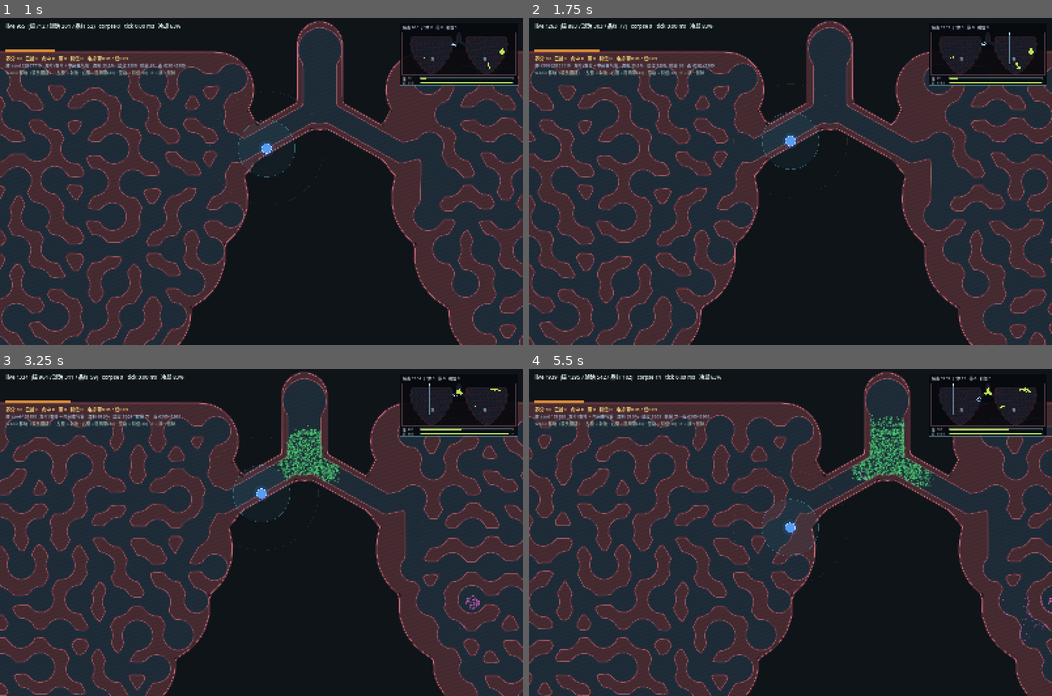
Above: before the commit, frames 1-4 (two rows, left to right).
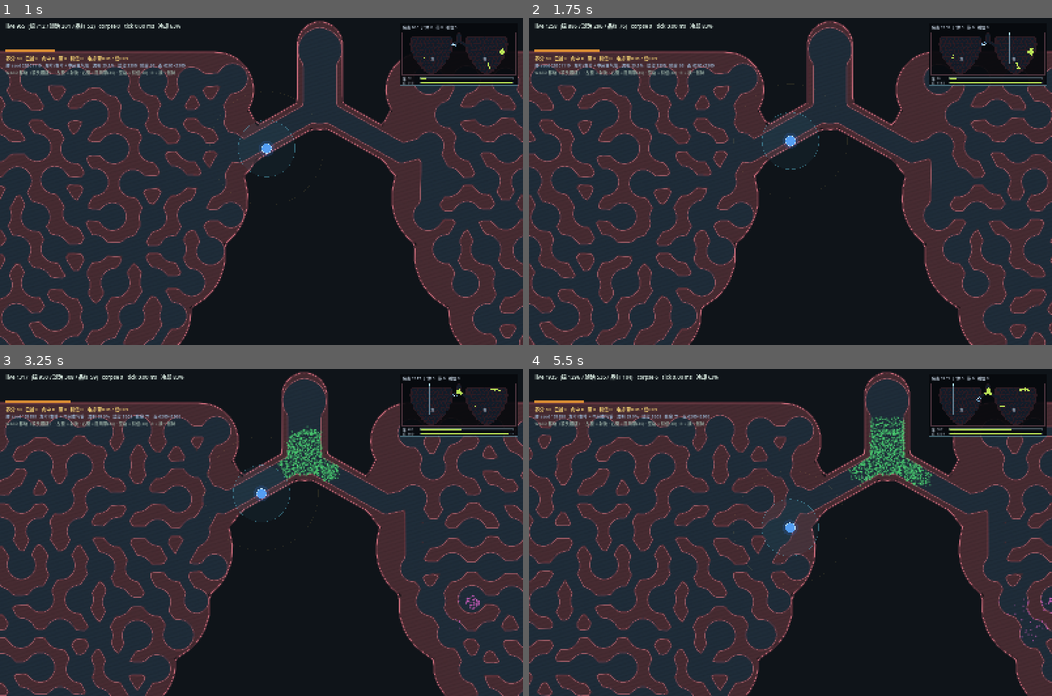
Above: after the commit, the same moments.

Repository: yanyanzi620/gamecreation
Game: Godot game, scene res://scenes/main.tscn
The game is run twice, just before and just after one commit, with the same random seed, the same clock (stepped at 60 frames per second) and the same inputs.
Inputs (mouse positions are in pixels of both pictures, inside the frame that each line leads up to):
- Up to frame 1 (1 s): tap Enter at 0.5 s; move the mouse to (376, 165) at 0.52 s; hold D from 0.53 s (still down); tap B at 0.6 s; click (376, 165) at 0.67 s; tap Space at 0.77 s
- Up to frame 2 (1.75 s): release D at 1.25 s; drag from (685, 197) to (764, 246) at 1.27 s
- Up to frame 3 (3.25 s): tap Space at 2 s; move the mouse to (313, 460) at 2.02 s; hold D 2.03-2.75 s; tap R at 2.1 s; drag from (235, 597) to (104, 483) at 2.77 s
- Up to frame 4 (5.5 s): move the mouse to (947, 581) at 3.52 s; hold A 3.53-4.25 s; tap V at 3.6 s; tap Space at 3.77 s; drag from (633, 483) to (712, 450) at 4.27 s; move the mouse to (816, 532) at 5.02 s; hold S from 5.03 s (still down); tap B at 5.1 s; click (816, 532) at 5.17 s

Frame 1 is identical in both runs. In frame 2, less than 0.1% of the frame differs, in the area x 4-97%, y 2-19%; in frame 3, 0.1%; in frame 4, 0.8%, in the area x 4-100%, y 1-85%.

Commit message:
perf: 病毒取消数量上限，粒子池改按需扩容 + 单帧预算，20k 颗仍 3.5ms/帧
- 池结构：固定 7800 槽+free list -> 连续存储 + 尾部交换删除 + _grow_pool 动态扩容；删掉 MAX_LIVE
- 时间改绝对到时（_due/_die/_fade），不再每帧给每颗做减法；尸体淡化只在档位变化时重写 12 个浮点
- 三道上限：_sweep 轮转扫描预算、每帧提交粒子预算、净化/拾取扫描预算（全部只在 balance.gd 调）
- 热点1：繁殖探路 organ.blocked() -> 栅格采样 solid_xy()/line_free()（探路 30 < 隔膜 46，单点等价）
- 热点2：_pick_dir 区分「塞满」与「撞墙」两种失败，塞满走 1.8~3.4s 长退避，砍掉 4 倍无用重试
- clear_fan 加廉价粗筛（点积/平方距离先筛，只有锥内候选才算 atan2）
- 新增 -- --stress 压力测试与轻量 profile；实测 20.2k 存活 3.50ms/帧（旧版 6000 就停繁殖）
- docs/病毒模型与攻击机制.md 补 6.6 节

Diff:
--- a/scripts/core/balance.gd
+++ b/scripts/core/balance.gd
@@ -26,8 +26,17 @@
 
 
 # ============================================================ 病毒 · 通用
-const VIRUS_MAX_LIVE := 6000   # 存活上限；撞上限就停繁殖（性能红线，别乱抬）
-const VIRUS_MAX_CORPSE := 1800 # 尸体池上限；满了新尸体不生成
+# 病毒不再有「存活上限」：池按需扩容，能不能长满只由密度上限（*_CAP）和地图空地决定。
+# 下面这几个数字只影响「性能」，不影响玩法——它们决定单帧最多干多少活。
+const VIRUS_CAP_INIT := 16384      # 初始池容量（纯内存预留，不是上限）
+const VIRUS_GROW_STEP := 8192      # 一次扩容加多少槽（不够会按 1.4 倍继续加）
+const VIRUS_MAX_CORPSE := 3600     # 尸体（视觉预算）上限；超了丢最老的一颗
+const VIRUS_WORK_BUDGET := 600     # 每帧至少要扫多少个槽（池越大自动按 n/8 上调）
+const VIRUS_SPAWN_BUDGET := 320    # 每帧最多提交多少个新粒子：超过就推到下一帧，
+                                   # 这是「几万颗也不掉帧」的关键闸门（调低=更稳但扩散稍慢）
+const VIRUS_QUERY_BUDGET := 512    # 净化/拾取每次最多扫多少个槽（游标轮转，不会漏太久）
+const VIRUS_SATUR_COOL_MIN := 1.8  # 本地密度塞满后的长退避（秒）；调小=更爱反复试，更吃性能
+const VIRUS_SATUR_COOL_MAX := 3.4
 
 # ★ 扩散速度的总闸门：复制冷却 = 代际时间
 #   调大 -> 整体变慢（最终密度不变，只是更晚长满）
--- a/scripts/main.gd
+++ b/scripts/main.gd
@@ -63,7 +63,8 @@
 	Engine.max_fps = 0
 	_shot = (OS.get_cmdline_user_args().has("--shot")
 		or OS.get_cmdline_user_args().has("--overview")
-		or OS.get_cmdline_user_args().has("--walk"))
+		or OS.get_cmdline_user_args().has("--walk")
+		or OS.get_cmdline_user_args().has("--stress"))
 	map_seed = _parse_seed()
 
 	_build()
@@ -452,6 +453,32 @@
 		cam.reset_smoothing()
 		await get_tree().create_timer(0.80).timeout
 		_save("res://overview.png")
+		get_tree().quit()
+		return
+	# 压力测试（-- --stress）：只跑模拟，量「病毒几万颗时单帧还撑不撑得住」
+	if OS.get_cmdline_user_args().has("--stress"):
+		var frames := 3600
+		pop.prof_enabled = true
+		var sum := 0.0
+		var worst := 0.0
+		for k in range(frames):
+			var t0 := Time.get_ticks_usec()
+			pop.tick(1.0 / 60.0)
+			var used := float(Time.get_ticks_usec() - t0) / 1000.0
+			sum += used
+			worst = maxf(worst, used)
+			if k % 60 == 59:
+				print("[STRESS] t=%ds live=%d corpse=%d slot=%d avg=%.2fms worst=%.2fms | sweep=%.2f upload=%.2f rep=%.2f(n=%d scan=%d)" % [
+					(k + 1) / 60, pop.live_count(), pop.corpse_count(), pop.slot_count(), sum / 60.0, worst,
+					float(pop.prof_sweep_us) / 1000.0, float(pop.prof_upload_us) / 1000.0,
+					float(pop.prof_rep_us) / 1000.0, pop.prof_rep_n, pop.prof_scan_n])
+				pop.prof_sweep_us = 0
+				pop.prof_upload_us = 0
+				pop.prof_rep_us = 0
+				pop.prof_rep_n = 0
+				pop.prof_scan_n = 0
+				sum = 0.0
+				worst = 0.0
 		get_tree().quit()
 		return
 	# 贴墙滑行自测（-- --walk）：新逻辑 vs 旧「只走一个轴」逻辑，同样斜推 3 秒
--- a/scripts/world/organ_map.gd
+++ b/scripts/world/organ_map.gd
@@ -647,6 +647,34 @@
 
 func solid_point(p: Vector2) -> bool:
 	return _solid[_cell_of(p)] == 1
+
+
+# 逐点采样版的「线段是否撞墙」：只查栅格，不碰轮廓段，给病毒繁殖这种每帧上千次的调用用。
+# 采样步长取 PIX*3 ≈ 24 单位，比隔膜最薄处（MIN_SEPTUM 46）细，不会穿墙。
+func line_free(x0: float, y0: float, x1: float, y1: float) -> bool:
+	var dx := x1 - x0
+	var dy := y1 - y0
+	var steps := int(sqrt(dx * dx + dy * dy) / 24.0)
+	if steps < 1:
+		steps = 1
+	for k in range(1, steps + 1):
+		var t := float(k) / float(steps)
+		var i := int((x0 + dx * t) / PIX)
+		var j := int((y0 + dy * t) / PIX)
+		if i < 0 or j < 0 or i >= _mw or j >= _mh:
+			return false
+		if _solid[j * _mw + i] == 1:
+			return false
+	return true
+
+
+# 单个点是否实心（不做 Vector2 装箱，循环里更省）
+func solid_xy(x: float, y: float) -> bool:
+	var i := int(x / PIX)
+	var j := int(y / PIX)
+	if i < 0 or j < 0 or i >= _mw or j >= _mh:
+		return true
+	return _solid[j * _mw + i] == 1
 
 
 # 给渲染层用：第 i 条轮廓是否闭合（不闭合的画的时候不要首尾相连）
--- a/scripts/world/virus_population.gd
+++ b/scripts/world/virus_population.gd
@@ -37,9 +37,13 @@
 const CAP_CHAIN := Balance.CHAIN_CAP
 
 # ------------------------------------------------------------ 池
-const MAX_LIVE := Balance.VIRUS_MAX_LIVE
+# 病毒不设上限：粒子池按需扩容（_grow_pool），只给尸体留一个「视觉预算」上限
+const CAP_INIT := Balance.VIRUS_CAP_INIT
+const GROW_STEP := Balance.VIRUS_GROW_STEP
 const MAX_CORPSE := Balance.VIRUS_MAX_CORPSE
-const TOTAL := MAX_LIVE + MAX_CORPSE
+const WORK_BUDGET := Balance.VIRUS_WORK_BUDGET
+const SPAWN_BUDGET := Balance.VIRUS_SPAWN_BUDGET
+const QUERY_BUDGET := Balance.VIRUS_QUERY_BUDGET
 
 # ------------------------------------------------------------ 空间
 const CELL := Balance.CELL
@@ -60,6 +64,8 @@
 const ESCAPE_PROBE := Balance.VIRUS_ESCAPE_PROBE
 const RETRY_MIN := Balance.VIRUS_RETRY_MIN
 const RETRY_MAX := Balance.VIRUS_RETRY_MAX
+const Satur_MIN := Balance.VIRUS_SATUR_COOL_MIN
+const Satur_MAX := Balance.VIRUS_SATUR_COOL_MAX
 const JET_RAYS := Balance.JET_RAYS
 
 # 跳跃链 = 单点传播：不粘连、不稳方向，只保证「整体往前推」
@@ -99,19 +105,33 @@
 const COL_CORPSE := Color(0.66, 0.70, 0.74, 0.88)
 
 # ------------------------------------------------------------ 状态
+# 粒子池：连续存储 + 尾部交换删除。没有 free list，也没有固定上限。
 var _px := PackedFloat32Array()
 var _py := PackedFloat32Array()
 var _pr := PackedFloat32Array()
-var _page := PackedFloat32Array()
-var _plife := PackedFloat32Array()
-var _pcool := PackedFloat32Array()
 var _pkind := PackedInt32Array()
 var _pax := PackedFloat32Array()
 var _ptype := PackedInt32Array()      # 0 = live, 1 = corpse
 var _pvid := PackedInt32Array()
-var _alive := PackedInt32Array()
-var _free: Array[int] = []
-var _cell := PackedInt32Array()
+# 时间一律存「绝对到时」，不再存倒计时：没被扫到的粒子不会算错，也不用每帧逐个减
+var _due := PackedFloat32Array()      # 这颗下次可复制的绝对时刻
+var _die := PackedFloat32Array()      # 尸体会消失的绝对时刻
+var _fade := PackedInt32Array()       # 尸体已写到的淡化档位（避免每帧重写 12 个浮点）
+var _cell := PackedInt32Array()       # 粗格占用计数（按位置算，不受索引搬动影响）
+
+# 轻量计时（只在 --stress 里打开，平时全是 0，不影响正式跑）
+var prof_enabled := false
+var prof_sweep_us := 0
+var prof_upload_us := 0
+var prof_rep_n := 0
+var prof_rep_us := 0
+var prof_scan_n := 0
+
+var _n := 0                           # 池里用了多少个槽（live + corpse 连续排在一起）
+var _cap := 0
+var _now := 0.0
+var _cur := 0                         # 模拟轮转游标
+var _qc := 0                          # 查询轮转游标（净化 / 拾取共用）
 
 var _n_live := 0
 # 最近一次射流被墙截断后的外缘点（世界坐标），jet_system 直接拿来画
@@ -141,27 +161,40 @@
 	_init_multimesh()
 
 func _init_pool() -> void:
-	_px.resize(TOTAL)
-	_py.resize(TOTAL)
-	_pr.resize(TOTAL)
-	_page.resize(TOTAL)
-	_plife.resize(TOTAL)
-	_pcool.resize(TOTAL)
-	_pkind.resize(TOTAL)
-	_pax.resize(TOTAL)
-	_ptype.resize(TOTAL)
-	_pvid.resize(TOTAL)
-	_alive.resize(TOTAL)
-	_alive.fill(0)
 	_cell.resize(GRID_W * GRID_H)
 	_cell.fill(0)
 	_kind_live.resize(KIND_COUNT)
 	_kind_live.fill(0)
-	_free.clear()
-	for i in range(TOTAL):
-		_free.append(i)
-	_buf.resize(TOTAL * 12)
-	_buf.fill(0.0)
+	_grow_pool(CAP_INIT)
+
+# 扩池：整块 resize（PackedArray 的 resize 会保留旧内容，新尾巴自动填 0）
+func _grow_pool(need: int) -> void:
+	if need <= _cap:
+		return
+	var cap := _cap
+	var step := GROW_STEP
+	if cap <= 0:
+		cap = CAP_INIT
+		step = GROW_STEP
+	while cap < need:
+		cap += step
+		step = int(float(step) * 1.4)
+	_px.resize(cap)
+	_py.resize(cap)
+	_pr.resize(cap)
+	_pkind.resize(cap)
+	_pax.resize(cap)
+	_ptype.resize(cap)
+	_pvid.resize(cap)
+	_due.resize(cap)
+	_die.resize(cap)
+	_fade.resize(cap)
+	_buf.resize(cap * 12)
+	_cap = cap
+	if _mmi != null:
+		_mmi.multimesh.instance_count = cap
+		_mmi.multimesh.visible_instance_count = cap
+		_dirty = true
 
 func _init_multimesh() -> void:
 	var mm := MultiMesh.new()
@@ -170,8 +203,8 @@
 	var qm := QuadMesh.new()
 	qm.size = Vector2(1.0, 1.0)
 	mm.mesh = qm
-	mm.instance_count = TOTAL
-	mm.visible_instance_count = TOTAL
+	mm.instance_count = _cap
+	mm.visible_instance_count = _cap
 
 	_mmi = MultiMeshInstance2D.new()
 	_mmi.z_index = -1
@@ -235,6 +268,11 @@
 func live_count() -> int:
 	return _n_live
 
+
+# 池里已经占用了多少个槽（live + 尸体），压力测试用来看扩容效果
+func slot_count() -> int:
+	return _n
+
 func corpse_count() -> int:
 	return _n_corpse
 
@@ -253,15 +291,13 @@
 
 # 整场清空（重开用）：池、格子、尸体、阻隔带、引信全部归零
 func reset() -> void:
-	for i in range(TOTAL):
-		if _alive[i] == 1:
-			_alive[i] = 0
-			_write_slot(i)
-	_alive.fill(0)
+	_n = 0
+	_cur = 0
+	_qc = 0
+	_now = 0.0
 	_buf.fill(0.0)
-	_free.clear()
-	for i in range(TOTAL):
-		_free.append(i)
+	if _mmi != null:
+		_mmi.multimesh.buffer = _buf
 	_n_live = 0
 	_n_corpse = 0
 	_kind_live.fill(0)
@@ -278,26 +314,24 @@
 
 func _spawn(x: float, y: float, r: float, type: int, kind: int, axis: float,
 		vid: int, page: float, cool: float) -> int:
-	if _free.is_empty():
-		return -1
-	if type == 0 and _n_live >= MAX_LIVE:
+	if type == 0 and organ != null and organ.solid_point(Vector2(x, y)):
 		return -1
 	if type == 1 and _n_corpse >= MAX_CORPSE:
-		return -1
-	if type == 0 and organ != null and organ.solid_point(Vector2(x, y)):
-		return -1
-	var i: int = _free.pop_back()
-	_alive[i] = 1
+		_drop_oldest_corpse()
+	if _n + 1 > _cap:
+		_grow_pool(_n + 1)
+	var i := _n
+	_n += 1
 	_px[i] = x
 	_py[i] = y
 	_pr[i] = r
-	_page[i] = page
-	_pcool[i] = cool
 	_ptype[i] = type
 	_pkind[i] = kind
 	_pax[i] = axis
 	_pvid[i] = vid
-	_plife[i] = CORPSE_LIFE if type == 1 else 0.0
+	_due[i] = _now + cool
+	_die[i] = _now + CORPSE_LIFE if type == 1 else 0.0
+	_fade[i] = -1
 	if type == 0:
 		_n_live += 1
 		_kind_live[kind] += 1
@@ -308,8 +342,23 @@
 	_dirty = true
 	return i
 
+
+# 槽位搬家用：把 src 整块覆盖到 dst（尾部交换删除的核心）
+func _copy_slot(dst: int, src: int) -> void:
+	_px[dst] = _px[src]
+	_py[dst] = _py[src]
+	_pr[dst] = _pr[src]
+	_pkind[dst] = _pkind[src]
+	_pax[dst] = _pax[src]
+	_ptype[dst] = _ptype[src]
+	_pvid[dst] = _pvid[src]
+	_due[dst] = _due[src]
+	_die[dst] = _die[src]
+	_fade[dst] = _fade[src]
+
+
 func _kill(i: int) -> void:
-	if _alive[i] == 0:
+	if i < 0 or i >= _n:
 		return
 	if _ptype[i] == 0:
 		_n_live -= 1
@@ -317,23 +366,38 @@
 		_cell_remove(_px[i], _py[i])
 	else:
 		_n_corpse -= 1
-	_alive[i] = 0
-	_free.append(i)
-	_write_slot(i)
+	var last := _n - 1
+	if i != last:
+		_copy_slot(i, last)
+	_n = last
+	_write_slot(last)
 	_dirty = true
 
+
 func _to_corpse(i: int) -> void:
-	if _alive[i] == 0 or _ptype[i] != 0:
+	if i < 0 or i >= _n or _ptype[i] != 0:
 		return
 	_ptype[i] = 1
-	_plife[i] = CORPSE_LIFE
-	_page[i] = 0.0
+	_die[i] = _now + CORPSE_LIFE
+	_fade[i] = -1
 	_n_live -= 1
 	_kind_live[_pkind[i]] -= 1
 	_n_corpse += 1
 	_cell_remove(_px[i], _py[i])
 	_write_slot(i)
 	_dirty = true
+
+
+# 尸体超过上限就丢一颗（从查询游标往后找，避免每次都从 0 开始）
+func _drop_oldest_corpse() -> bool:
+	var visited := 0
+	while visited < _n:
+		var i := (_qc + visited) % _n
+		visited += 1
+		if _ptype[i] == 1:
+			_kill(i)
+			return true
+	return false
 
 # ============================================================ 粗格
 
@@ -384,49 +448,85 @@
 # ============================================================ 模拟
 
 func tick(dt: float) -> void:
+	_now += dt
 	_tick_blocks(dt)
 	_tick_fuses(dt)
-	for i in range(TOTAL):
-		if _alive[i] == 0:
-			continue
-		if _ptype[i] == 0:
-			_page[i] += dt
-			_pcool[i] -= dt
-			if _pcool[i] <= 0.0:
-				_replicate(i)
-		else:
-			_plife[i] -= dt
-			if _plife[i] <= 0.0:
-				_kill(i)
-			else:
-				_write_slot(i)
-
+	var t0 := Time.get_ticks_usec() if prof_enabled else 0
+	_sweep()
+	if prof_enabled:
+		prof_sweep_us += Time.get_ticks_usec() - t0
 	if _dirty:
+		var t1 := Time.get_ticks_usec() if prof_enabled else 0
 		_mmi.multimesh.buffer = _buf
 		_dirty = false
-
-func _replicate(i: int) -> void:
-	if _n_live >= MAX_LIVE:
-		_pcool[i] = _retry_cool()
+		if prof_enabled:
+			prof_upload_us += Time.get_ticks_usec() - t1
+
+
+# 每帧只处理「预算内的槽」：不管池里有多少颗，单帧开销都有上限。
+# 轮转游标保证被跳过的粒子只是把动作推到下一轮，逻辑不会错、也不会漏。
+func _sweep() -> void:
+	if _n <= 0:
+		_cur = 0
 		return
-
+	var budget := clampi(_n / 8, WORK_BUDGET, WORK_BUDGET * 6)
+	var spawns := SPAWN_BUDGET
+	var visited := 0
+	while visited < budget and _n > 0:
+		if _cur >= _n:
+			_cur = 0
+		var i := _cur
+		_cur += 1
+		visited += 1
+		prof_scan_n += 1
+		if _ptype[i] == 0:
+			if _due[i] <= _now and spawns > 0:
+				if prof_enabled:
+					var tr := Time.get_ticks_usec()
+					spawns -= _replicate(i)
+					prof_rep_us += Time.get_ticks_usec() - tr
+					prof_rep_n += 1
+				else:
+					spawns -= _replicate(i)
+		else:
+			if _die[i] <= _now:
+				_kill(i)
+				if _cur > _n:
+					_cur = 0
+			else:
+				_fade_corpse(i)
+
+
+# 尸体淡化只在「档位变了」才重写 12 个浮点，省掉整池每帧重写
+func _fade_corpse(i: int) -> void:
+	var b := int((_die[i] - _now) / (CORPSE_LIFE / 24.0))
+	if b != _fade[i]:
+		_fade[i] = b
+		_write_slot(i)
+		_dirty = true
+
+
+# 返回这一帧真的提交了几个新粒子（0 / 1），供单帧预算记账
+func _replicate(i: int) -> int:
 	var kind := _pkind[i]
 	var axis := _pax[i]
 	var cap := _cell_cap(kind)
 
 	# 跳跃链 = 单点传播：往前方扇形里随机落一个点，隔着阻隔带也照样落
 	if kind == KIND_CHAIN:
-		_chain_spread(i, axis)
-		return
+		return _chain_spread(i, axis)
 	var best := _pick_dir(i, kind, axis, cap, PI)
+	# 塞满和撞墙是两种失败：塞满的地方再等也长不出来，直接长退避，
+	# 否则每 0.3 秒重试一次，几万颗时会白白烧掉大量帧时间
 	if not best[3]:
-		_pcool[i] = _retry_cool()
-		return
-	_do_spawn(i, best[1], best[2], kind, cap, best[4])
+		_due[i] = _now + (_saturate_cool() if best[5] == 1 else _retry_cool())
+		return 0
+	return _do_spawn(i, best[1], best[2], kind, cap, best[4])
 
 # 在 max_diff 夹角范围内，挑「权重 × 剩余容量」最大的方向
 # 返回 [score, dx, dy, found]
 func _pick_dir(i: int, kind: int, axis: float, cap: int, max_diff: float) -> Array:
+	var saw_cap := false
 	for pass_i in range(2):
 		# 第二遍把探路距离放到 ESCAPE_PROBE：本地格子长满时，还能往远处空位甩一颗，
 		# 否则「小股病毒坐在一个塞满的格子里」会一直不长，看起来像卡住
@@ -445,15 +545,22 @@
 			var ty := _py[i] + dy * pd
 			if tx < ARENA_PAD or tx > ARENA_W - ARENA_PAD or ty < ARENA_PAD or ty > ARENA_H - ARENA_PAD:
 				continue
-			# 器官肉壁：这个方向长不过去
-			if organ != null and organ.blocked(Vector2(_px[i], _py[i]), Vector2(tx, ty)):
-				continue
+			# 器官肉壁：这个方向长不过去。
+			# 探路距离 30 比最薄隔膜（46）还短，所以「终点一格是否实心」就等价于「这段没穿墙」，
+			# 单点采样足够；只有第二遍 60 的远投才需要沿线段多点采样。
+			if organ != null:
+				if pd <= 32.0:
+					if organ.solid_xy(tx, ty):
+						continue
+				elif not organ.line_free(_px[i], _py[i], tx, ty):
+					continue
 			# 生效的阻隔带把外面封死：这个方向不可选，
 			# 于是生长会自动沿带子走向两端，形成绕射
 			if _block_cross(_px[i], _py[i], tx, ty) == 1:
 				continue
 			var c := _cell_count(tx, ty)
 			if c >= cap:
+				saw_cap = true
 				continue
 			var sc := _dir_weight(kind, axis, ang) * float(cap - c)
 			if pass_i == 1:
@@ -467,10 +574,10 @@
 				bx = dx
 				by = dy
 		if found:
-			return [best, bx, by, true, pass_i == 1]
-	return [0.0, 0.0, 0.0, false, false]
-
-func _chain_spread(i: int, axis: float) -> void:
+			return [best, bx, by, true, pass_i == 1, 0]
+	return [0.0, 0.0, 0.0, false, false, 1 if saw_cap else 0]
+
+func _chain_spread(i: int, axis: float) -> int:
 	# 往主轴前方 ±CHAIN_SPREAD_DEG 的扇形里随机落一个点。
 	# 不沿地面走 -> 阻隔带栏不住（这是它和带状病毒最大的区别）；
 	# 点与点之间天然留空 -> 不会糊成条带。
@@ -479,30 +586,31 @@
 	var nx := _px[i] + cos(ang) * dist
 	var ny := _py[i] + sin(ang) * dist
 	if nx < ARENA_PAD or nx > ARENA_W - ARENA_PAD or ny < ARENA_PAD or ny > ARENA_H - ARENA_PAD:
-		_pcool[i] = _rng.randf_range(COOL_MIN, COOL_MAX)
-		return
+		_due[i] = _now + _rng.randf_range(COOL_MIN, COOL_MAX)
+		return 0
 	# 跳跃链是「空中落点」：能跨阻隔带、也能跨肉壁，
 	# 但落点必须被拉回流明里，否则会嵌进组织内部
-	if organ != null and organ.solid_point(Vector2(nx, ny)):
+	if organ != null and organ.solid_xy(nx, ny):
 		var free_at: Vector2 = organ.nearest_free(Vector2(nx, ny), 90.0)
 		if free_at.x < 0.0:
-			_pcool[i] = _rng.randf_range(COOL_MIN, COOL_MAX)
-			return
+			_due[i] = _now + _rng.randf_range(COOL_MIN, COOL_MAX)
+			return 0
 		nx = free_at.x
 		ny = free_at.y
 	if nx < ARENA_PAD or nx > ARENA_W - ARENA_PAD or ny < ARENA_PAD or ny > ARENA_H - ARENA_PAD:
-		_pcool[i] = _rng.randf_range(COOL_MIN, COOL_MAX)
-		return
+		_due[i] = _now + _rng.randf_range(COOL_MIN, COOL_MAX)
+		return 0
 	if _cell_count(nx, ny) >= CAP_CHAIN:
-		_pcool[i] = _rng.randf_range(COOL_MIN, COOL_MAX)
-		return
+		_due[i] = _now + _rng.randf_range(COOL_MIN, COOL_MAX)
+		return 0
 	var naxis := axis + deg_to_rad(_rng.randf_range(-14.0, 14.0))
-	_spawn(nx, ny, _rng.randf_range(R_MIN, R_MAX), 0, KIND_CHAIN, naxis,
+	var child := _spawn(nx, ny, _rng.randf_range(R_MIN, R_MAX), 0, KIND_CHAIN, naxis,
 		_pvid[i], 0.0, _rng.randf_range(COOL_MIN, COOL_MAX))
-	_pcool[i] = _rng.randf_range(COOL_MIN, COOL_MAX)
+	_due[i] = _now + _rng.randf_range(COOL_MIN, COOL_MAX)
+	return 1 if child >= 0 else 0
 
 # 真正落一个子粒子：抖动角度 + 随机步长 + 主轴缓慢折线
-func _do_spawn(i: int, bx: float, by: float, kind: int, cap: int, far: bool) -> void:
+func _do_spawn(i: int, bx: float, by: float, kind: int, cap: int, far: bool) -> int:
 	var jitter := deg_to_rad(_rng.randf_range(-12.0, 12.0))
 	var nd := Vector2(bx, by).rotated(jitter)
 	var smin := SPAWN_D_MIN
@@ -518,24 +626,22 @@
 	var nx := _px[i] + nd.x * dist
 	var ny := _py[i] + nd.y * dist
 	if nx < ARENA_PAD or nx > ARENA_W - ARENA_PAD or ny < ARENA_PAD or ny > ARENA_H - ARENA_PAD:
-		_pcool[i] = _rng.randf_range(COOL_MIN, COOL_MAX)
-		return
-	if organ != null:
-		var q := Vector2(nx, ny)
-		if organ.solid_point(q) or organ.blocked(Vector2(_px[i], _py[i]), q):
-			_pcool[i] = _rng.randf_range(COOL_MIN, COOL_MAX)
-			return
+		_due[i] = _now + _rng.randf_range(COOL_MIN, COOL_MAX)
+		return 0
+	if organ != null and not organ.line_free(_px[i], _py[i], nx, ny):
+		_due[i] = _now + _rng.randf_range(COOL_MIN, COOL_MAX)
+		return 0
 	if _cell_count(nx, ny) >= cap:
-		_pcool[i] = _rng.randf_range(COOL_MIN, COOL_MAX)
-		return
+		_due[i] = _now + _rng.randf_range(COOL_MIN, COOL_MAX)
+		return 0
 	# 阻隔带：生效后不许穿过；闪烁期内穿过去只会被减速
 	# 跳跃链例外 —— 它是空中落点，不沿地面走，所以直接无视封堵
 	var bc := 0
 	if kind != KIND_CHAIN:
 		bc = _block_cross(_px[i], _py[i], nx, ny)
 		if bc == 1:
-			_pcool[i] = _rng.randf_range(COOL_MIN, COOL_MAX)
-			return
+			_due[i] = _now + _rng.randf_range(COOL_MIN, COOL_MAX)
+			return 0
 	var cool_pen := 2.4 if bc == 2 else 1.0
 
 	# 只有带状会缓慢折线（圆盘各向同性，链走的是 _chain_spread）
@@ -545,12 +651,21 @@
 
 	var child := _spawn(nx, ny, _rng.randf_range(R_MIN, R_MAX), 0, kind, naxis, _pvid[i],
 		0.0, _rng.randf_range(COOL_MIN, COOL_MAX) * cool_pen)
-	# 落子失败（池满 / 恰好压在组织上）：只短暂重试，不能让这一支从此「停住」
-	_pcool[i] = _rng.randf_range(COOL_MIN, COOL_MAX) if child >= 0 else _retry_cool()
+	# 落子失败（恰好压在组织上 / 池要扩容）：只短暂重试，不能让这一支从此「停住」
+	_due[i] = _now + (_rng.randf_range(COOL_MIN, COOL_MAX) if child >= 0 else _retry_cool())
+	return 1 if child >= 0 else 0
 
 # 一次没长成时的短暂重试间隔（远小于代际冷却）
+	return 1 if child >= 0 else 0
+
+
 func _retry_cool() -> float:
 	return _rng.randf_range(RETRY_MIN, RETRY_MAX)
+
+
+# 本地密度已经塞满时的长退避：这里再努力也长不出来，等玩家清出空间再说
+func _saturate_cool() -> float:
+	return _rng.randf_range(Satur_MIN, Satur_MAX)
 
 
 # 有符号夹角差，落在 [-PI, PI]；扇形左右两侧要分开取各自的射线长度，不能取绝对值
@@ -571,26 +686,34 @@
 # ============================================================ 消除
 
 # 扇形清除：锥内 live 全部转尸体，返回命中数
+# 扇形清除：锥内 live 全部转尸体，返回命中数
+# 判命中与画扇形共用同一份「被墙截断到哪」的表：画得到的地方才清得到。
 func clear_fan(origin: Vector2, dir: Vector2, length: float, half_angle: float) -> int:
 	var rays := _fan_rays(origin, dir, length, half_angle)
-	var base_ang := dir.angle()
+	var dn := dir.normalized()
+	var cos_lim := cos(half_angle)
+	var len2 := length * length
 	var hit := 0
-	for i in range(TOTAL):
-		if _alive[i] == 0 or _ptype[i] != 0:
+	for i in range(_n):
+		if _ptype[i] != 0:
 			continue
 		var vx := _px[i] - origin.x
 		var vy := _py[i] - origin.y
-		var l := sqrt(vx * vx + vy * vy)
-		if l > length:
-			continue
-		if l < 0.001:
+		var l2 := vx * vx + vy * vy
+		if l2 > len2:
+			continue
+		if l2 < 0.0001:
 			_to_corpse(i)
 			hit += 1
 			continue
-		var diff := _ang_signed(atan2(vy, vx), base_ang)
-		if diff > half_angle or diff < -half_angle:
-			continue
-		# 命中判定与射线共用同一份「被墙截断到哪」的表：画得到的地方才清得到
+		# 先做廉价粗筛：背后 / 锥外直接丢，避免对整池调用 atan2
+		var dot := vx * dn.x + vy * dn.y
+		if dot <= 0.0:
+			continue
+		if dot * dot < l2 * cos_lim * cos_lim:
+			continue
+		var l := sqrt(l2)
+		var diff := _ang_signed(atan2(vy, vx), dn.angle())
 		var bucket := clampi(int(round((diff + half_angle) / (2.0 * half_angle) * float(JET_RAYS - 1))), 0, JET_RAYS - 1)
 		if l > rays[bucket]:
 			continue
@@ -662,14 +785,18 @@
 
 # 净化场：圆形范围内按数量配额逐帧清除（接触即消融）
 func purge_circle(center: Vector2, radius: float, max_n: int) -> int:
-	if max_n <= 0:
+	if max_n <= 0 or _n <= 0:
 		return 0
 	var r2 := radius * radius
 	var hit := 0
-	for i in range(TOTAL):
-		if hit >= max_n:
-			break
-		if _alive[i] == 0 or _ptype[i] != 0:
+	var visited := 0
+	while hit < max_n and visited < QUERY_BUDGET and _n > 0:
+		if _qc >= _n:
+			_qc = 0
+		var i := _qc
+		_qc += 1
+		visited += 1
+		if _ptype[i] != 0:
 			continue
 		var vx := _px[i] - center.x
 		var vy := _py[i] - center.y
@@ -679,18 +806,23 @@
 		hit += 1
 	return hit
 
+
 # 自动拾取用：吃掉范围内躺够 1 秒的尸体，返回它们的位置（供光点飞行用）
 func take_corpse_near(center: Vector2, radius: float, max_n: int) -> Array:
 	var out: Array = []
-	if max_n <= 0:
+	if max_n <= 0 or _n <= 0:
 		return out
 	var r2 := radius * radius
-	for i in range(TOTAL):
-		if out.size() >= max_n:
-			break
-		if _alive[i] == 0 or _ptype[i] != 1:
-			continue
-		if _plife[i] > CORPSE_LIFE - Balance.CORPSE_PICK_DELAY:
+	var visited := 0
+	while out.size() < max_n and visited < QUERY_BUDGET and _n > 0:
+		if _qc >= _n:
+			_qc = 0
+		var i := _qc
+		_qc += 1
+		visited += 1
+		if _ptype[i] != 1:
+			continue
+		if _die[i] - _now > CORPSE_LIFE - Balance.CORPSE_PICK_DELAY:
 			continue
 		var vx := _px[i] - center.x
 		var vy := _py[i] - center.y
@@ -700,19 +832,24 @@
 		_kill(i)
 	return out
 
+
 # 巨噬细胞回收：吃掉吸附范围内的尸体，换养分
 # 只收割「已经躺了 1 秒以上」的尸体，保证战场还能看到疤
 func harvest_circle(center: Vector2, radius: float, max_n: int) -> int:
-	if max_n <= 0:
+	if max_n <= 0 or _n <= 0:
 		return 0
 	var r2 := radius * radius
 	var got := 0
-	for i in range(TOTAL):
-		if got >= max_n:
-			break
-		if _alive[i] == 0 or _ptype[i] != 1:
-			continue
-		if _plife[i] > CORPSE_LIFE - Balance.CORPSE_PICK_DELAY:
+	var visited := 0
+	while got < max_n and visited < QUERY_BUDGET and _n > 0:
+		if _qc >= _n:
+			_qc = 0
+		var i := _qc
+		_qc += 1
+		visited += 1
+		if _ptype[i] != 1:
+			continue
+		if _die[i] - _now > CORPSE_LIFE - Balance.CORPSE_PICK_DELAY:
 			continue
 		var vx := _px[i] - center.x
 		var vy := _py[i] - center.y
@@ -721,6 +858,7 @@
 		_kill(i)
 		got += 1
 	return got
+
 
 # ============================================================ 阻隔带
 func add_fuse(center: Vector2) -> bool:
@@ -748,8 +886,8 @@
 	var stride_corpse := maxi(1, int(ceil(float(maxi(1, _n_corpse)) / float(float(max_pts) * 0.6))))
 	var cnt := 0
 	var ccnt := 0
-	for i in range(TOTAL):
-		if _alive[i] != 1:
+	for i in range(_n):
+		if _ptype[i] == 1 and _die[i] <= _now:
 			continue
 		if _ptype[i] == 0:
 			if _px[i] < mid:
@@ -785,8 +923,8 @@
 	for f in _fuse:
 		f["t"] += dt
 		var c: Vector2 = f["c"]
-		for i in range(TOTAL):
-			if _alive[i] == 0 or _ptype[i] != 0:
+		for i in range(_n):
+			if _ptype[i] != 0:
 				continue
 			var vx := _px[i] - c.x
 			var vy := _py[i] - c.y
@@ -935,7 +1073,7 @@
 
 func _write_slot(i: int) -> void:
 	var o := i * 12
-	if _alive[i] == 0:
+	if i < 0 or i >= _n:
 		_buf[o] = 0.0
 		_buf[o + 5] = 0.0
 		_buf[o + 11] = 0.0
@@ -943,7 +1081,7 @@
 	var s := _pr[i] * 2.0
 	var col := _kind_color(_pkind[i])
 	if _ptype[i] == 1:
-		var k := clampf(_plife[i] / CORPSE_LIFE, 0.0, 1.0)
+		var k := clampf((_die[i] - _now) / CORPSE_LIFE, 0.0, 1.0)
 		col = Color(COL_CORPSE.r, COL_CORPSE.g, COL_CORPSE.b, COL_CORPSE.a * (0.35 + 0.65 * k))
 	# TRANSFORM_2D：8 浮点变换 + 4 浮点颜色
 	_buf[o + 0] = s
Not shown, changed: docs/病毒模型与攻击机制.md
